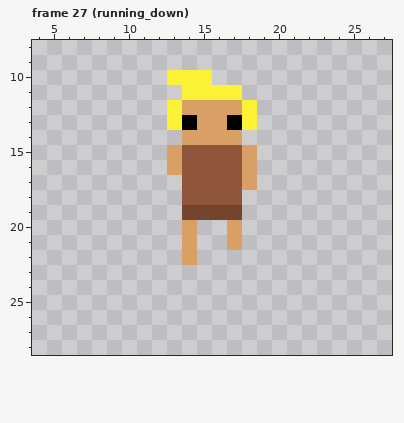
Two versions of one pixel-art file, Assets/Sprites/Cave_Man/running_caveman.aseprite. Above is the file before it was changed.
32x32 pixels, 27 frames. Shown: frame 27 (running_down): x 4..27, y 8..28. The commit also changed other frames, which this record leaves out.
Now the later version:
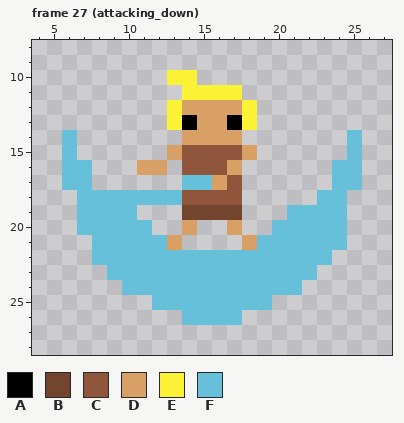
Palette (. is transparent): A #000000  B #73452f  C #8f563b  D #d9a066  E #fbf236  F #66c0d9
The commit says: added the down attack movment
Diff:
layer "Layer 2" now shown
--- frame 27 (attacking_down), layers "Layer 2", "Layer 1"
@@ x 13..17 @@
  9 .....
-10 EEE..
+10 EE...
 11 .EEEE
@@ x 4..27 @@
 13 .........EADDAE.........
-14 ..........DDDD..........
-15 .........DCCCCD.........
-16 .........DCCCCD.........
-17 ..........CCCCD.........
-18 ..........CCCC..........
-19 ..........BBBB..........
-20 ..........D..D..........
-21 ..........D..D..........
-22 ..........D.............
-23 ........................
-24 ........................
-25 ........................
-26 ........................
+14 ..F.......DDDD.......F..
+15 ..F......DCCCCD......F..
+16 ..FF...DD.CCCD......FF..
+17 ..FF......FFDC......FF..
+18 ...FFFFFFFCCCC.....FF...
+19 ...FFFF...BBBB...FFFF...
+20 ...FFFFF..D..D..FFFFF...
+21 ....FFFFFD....DFFFFFF...
+22 ....FFFFFFFFFFFFFFFF....
+23 .....FFFFFFFFFFFFFF.....
+24 ......FFFFFFFFFFFF......
+25 ........FFFFFFFF........
+26 ..........FFFF..........
 27 ........................
Boxes around the changes in both pictures, in picture pixels (x1, y1, x2, y2):
erased: (197, 70, 212, 85)
changed: (62, 130, 362, 325)
